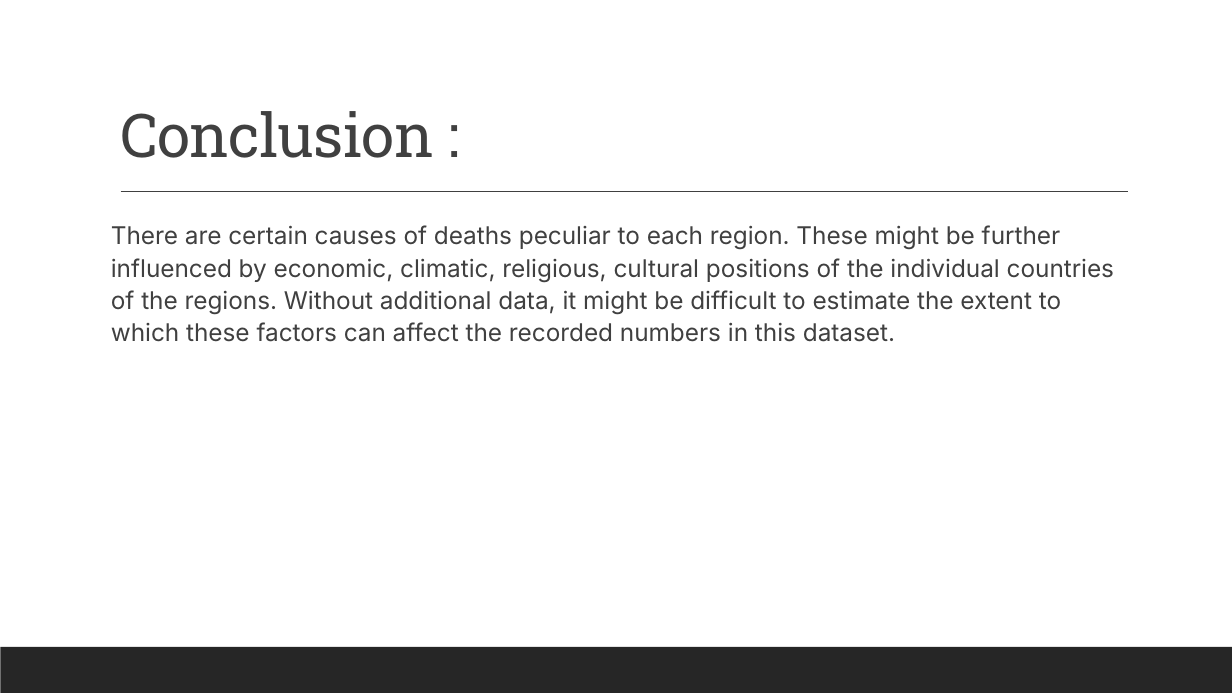
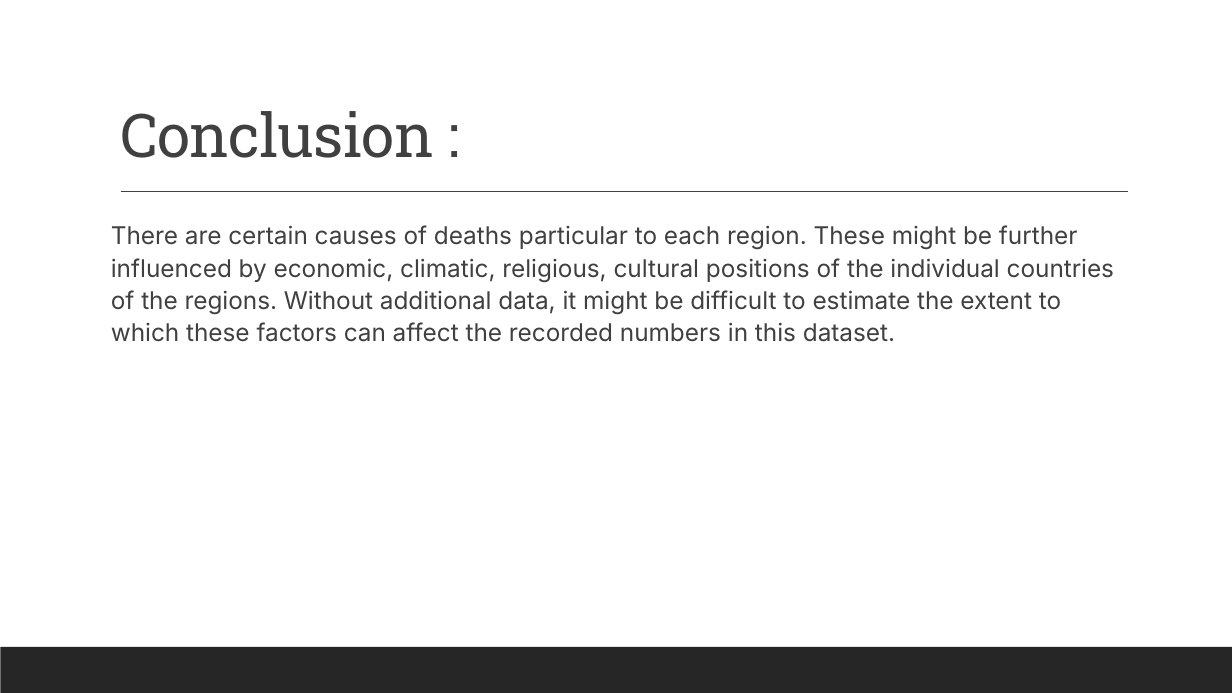
Before and after one commit to nekeitrius/dsc530, a slide deck: slide 22 of Final Presentation.pptx. Drawn at 1232x693 pixels with LibreOffice and Linux fonts; fonts in the diff are those of the drawing. Boxes give left, top, right and bottom in pixels: in the first picture for what was removed or moved away, otherwise in the second. Text is boxed around its words. In the diff, an @@ line names an element or a change of style, - is before the commit and + after.

```diff
--- a/Final Presentation.pptx
+++ b/Final Presentation.pptx
@@ text at box(111, 225, 1114, 342): text changed @@
-There are certain causes of deaths peculiar to each region. These might be further influenced by economic, climatic, religious, cultural positions of the individual countries of the regions. Without additional data, it might be difficult to estimate the extent to which these factors can affect the recorded numbers in this dataset.
+There are certain causes of deaths particular to each region. These might be further influenced by economic, climatic, religious, cultural positions of the individual countries of the regions. Without additional data, it might be difficult to estimate the extent to which these factors can affect the recorded numbers in this dataset.
```
Also in this commit, not shown: 1 other slide changed, 1 other file.
